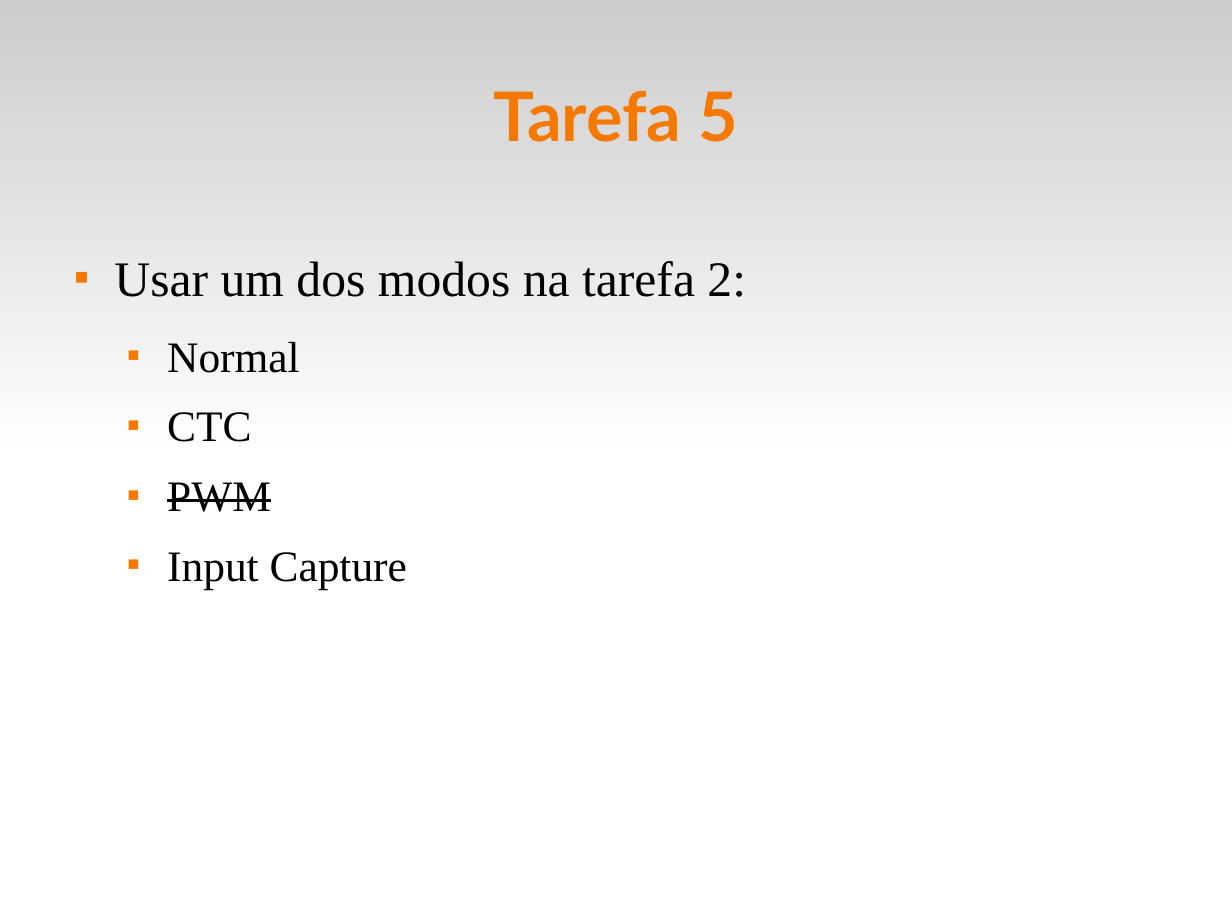
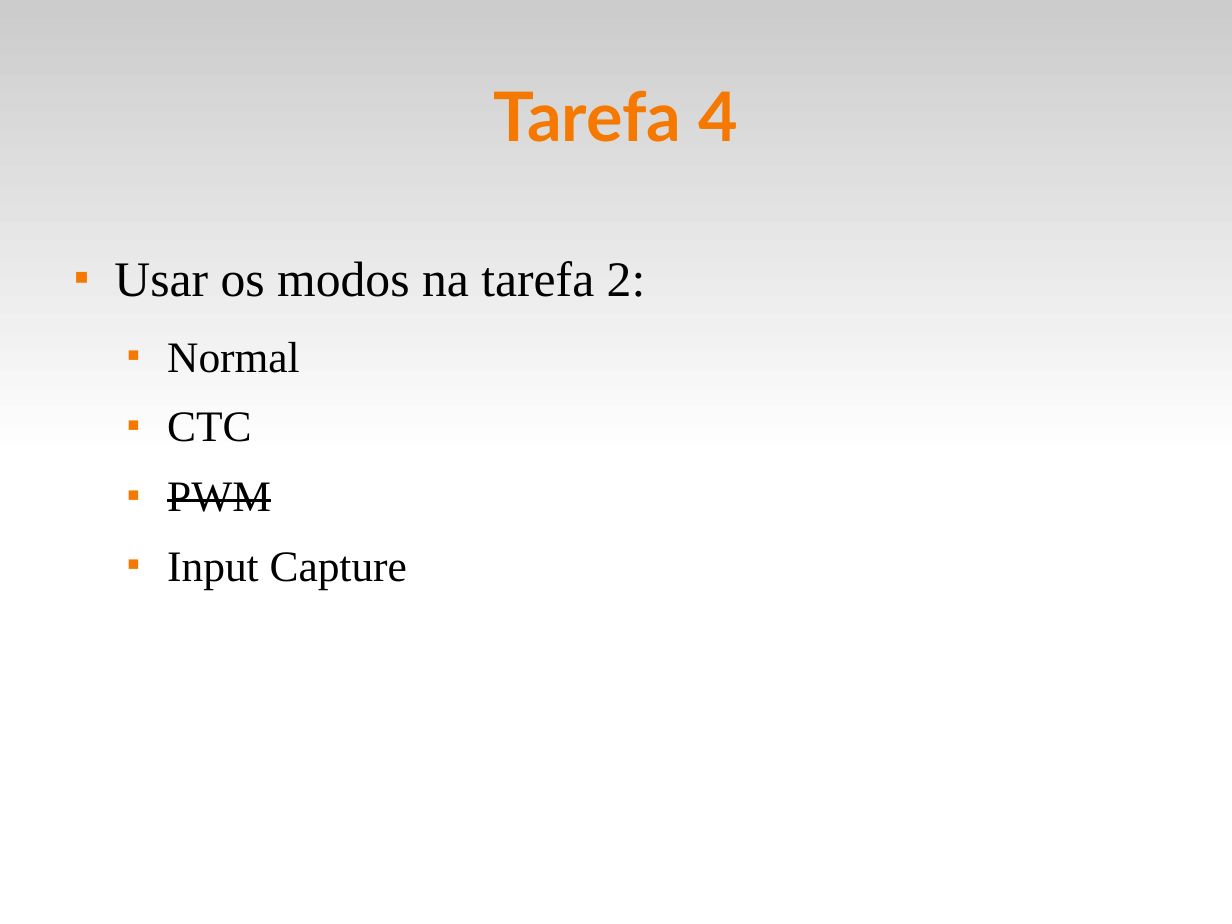
Before and after one commit to fsantanna-uerj/SE, a slide deck: slide 16 of Slides/se-04-timers.odp. Drawn at 1232x924 pixels with LibreOffice and Linux fonts; fonts in the diff are those of the drawing. Boxes give left, top, right and bottom in pixels: in the first picture for what was removed or moved away, otherwise in the second. Text is boxed around its words. In the diff, an @@ line names an element or a change of style, - is before the commit and + after.

```diff
--- a/Slides/se-04-timers.odp
+++ b/Slides/se-04-timers.odp
@@ title at box(494, 90, 738, 142): text changed @@
-Tarefa 5
+Tarefa 4
@@ text at box(114, 261, 646, 297): text changed @@
-■ Usar um dos modos na tarefa 2:
+■ Usar os modos na tarefa 2:
```
Also in this commit, not shown: 1 other slide changed, 3 other files.
